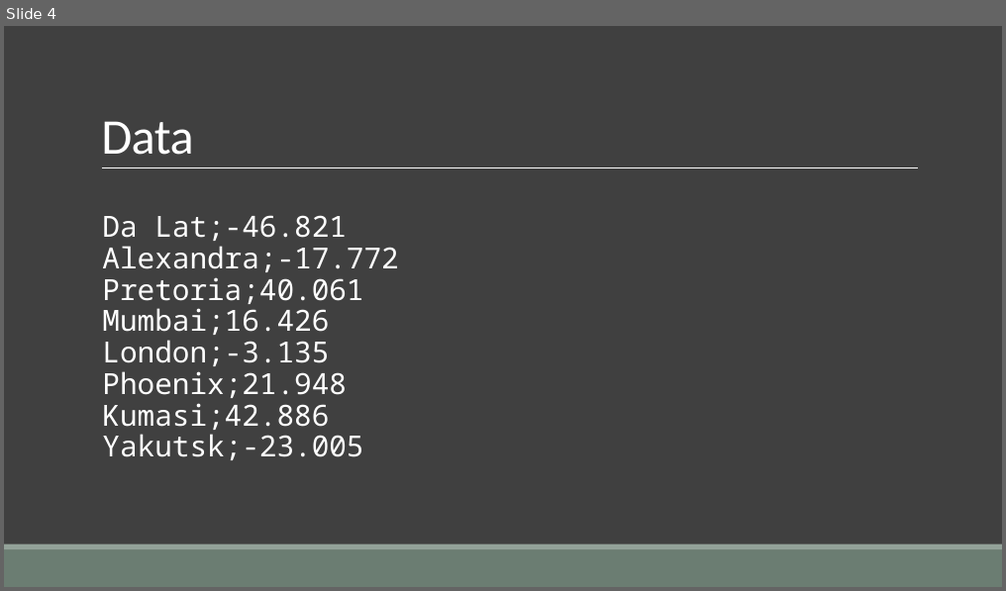
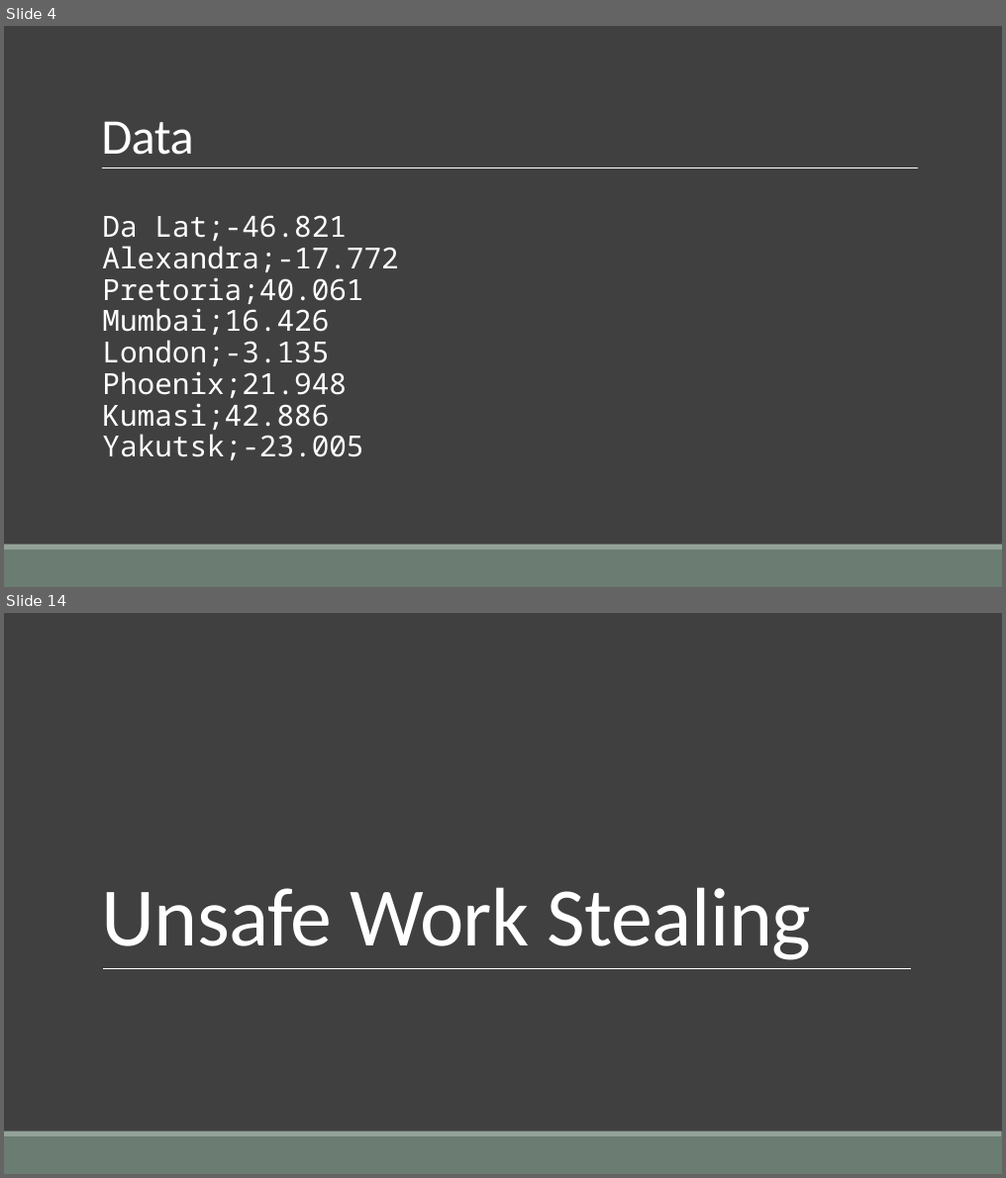
Before and after one commit to RendleLabs/HiPerfDotNetTalk, a slide deck: High Performance.pptx. Shown one above the other, each under a label of ours: slide 4 before the commit, slides 4 and 14 after it; the slides between them are not shown. The pictures are 1006x591 and 1006x1178 pixels, drawn with LibreOffice and Linux fonts; fonts in the diff are those of the drawing. Boxes give left, top, right and bottom in pixels: in the first picture for what was removed or moved away, otherwise in the second. Text is boxed around its words. In the diff, an @@ line names an element or a change of style, - is before the commit and + after.

```diff
--- a/High Performance.pptx
+++ b/High Performance.pptx
@@ slide 14 added at [4, 613, 1002, 1174], background #404040; not listed: 2 template elements that a slide beside it also shows @@
@@ title added at [101, 887, 811, 960], 80 pt, text #FFFFFF @@
+Unsafe Work Stealing
@@ line added from (103, 968) to (912, 968), #FFFFFF 0.5 pt @@
```
Also in this commit, not shown: 12 other slides added.
